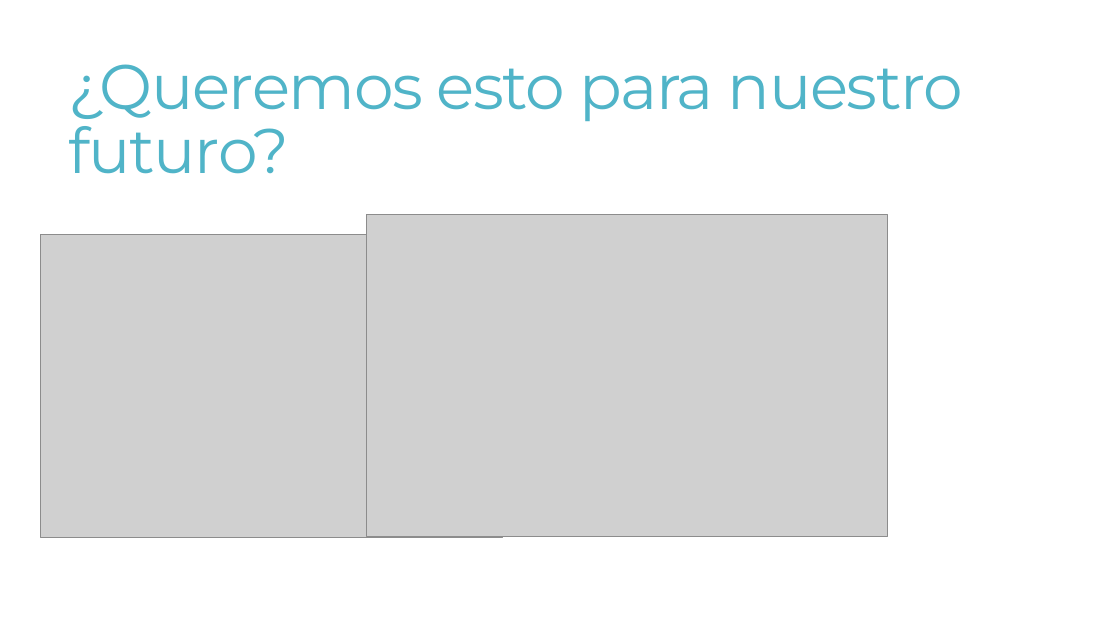
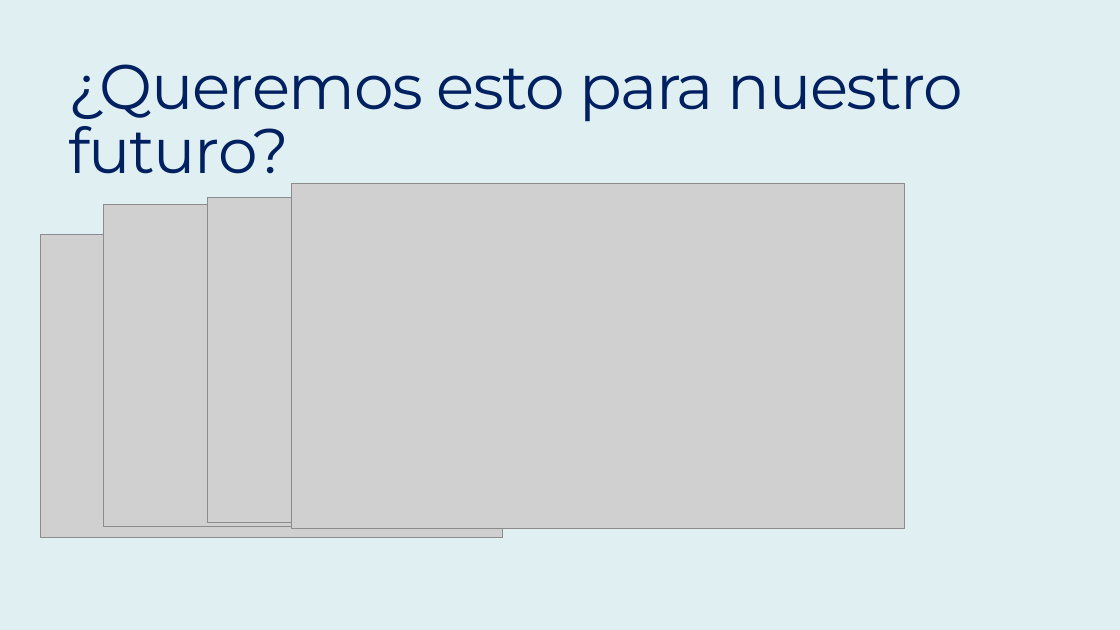
Before and after one commit to iaguerri/climate_change_cities, a slide deck: slide 2 of Ironhack.pptx. Drawn at 1120x630 pixels with LibreOffice and Linux fonts; fonts in the diff are those of the drawing; grey boxes stand for pictures. Boxes give left, top, right and bottom in pixels: in the first picture for what was removed or moved away, otherwise in the second. Text is boxed around its words. In the diff, an @@ line names an element or a change of style, - is before the commit and + after.

```diff
--- a/Ironhack.pptx
+++ b/Ironhack.pptx
@@ background #FFFFFF to #E0EFF2 @@
@@ title "¿Queremos esto para nuestro futuro?" at [69,64,963,174]: text colour #50B4C8 to #002060 @@
@@ picture: place and size @@
-picture at [366,215,887,537]
+picture at [103,205,624,527]
@@ picture added at [208,197,640,522] @@
@@ picture added at [292,183,905,528] @@
```
Also in this commit, not shown: 1 other slide changed, 3 slides added, 3 slides removed, 1 other file.
